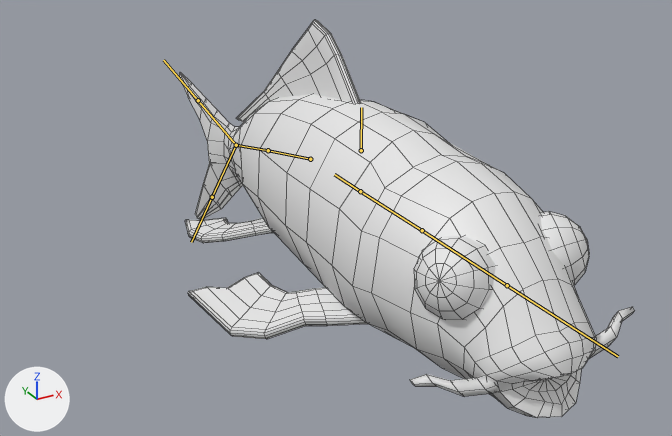
An edit to the FBX model Assets/_Project/Art/Bente/Models/Coy fish.fbx, drawn before and after from the same camera.
The view is the same before and after, from a camera (50 mm lens) standing at (-2.02, -3.44, 1.61) and looking at (-0.04, 0.17, -0.19). Lighting does not change. The marker at lower left points along +X, +Y and +Z. Both versions are drawn at frame 1 of the action 'Armature|Koi Fish Swim up'; the numbers are the values there. The bones that bend it are drawn over the model as lines. Mesh edges are drawn as thin lines.

In view in the first picture: 'Body_low', 'Mirrored things'.
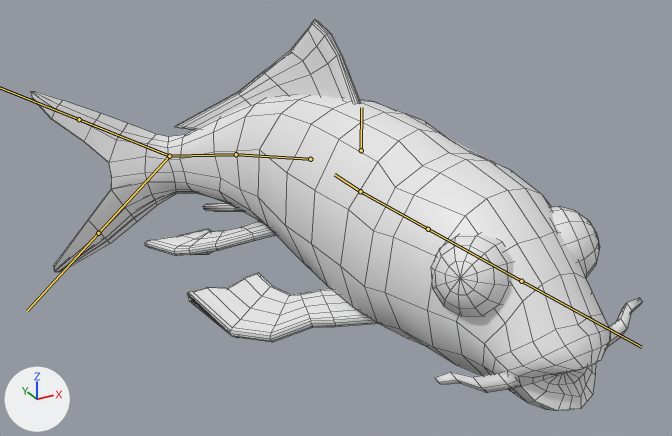
Diff of the bpy script that builds the scene:
```diff
--- a/Assets/_Project/Art/Bente/Models/Coy fish.fbx.py
+++ b/Assets/_Project/Art/Bente/Models/Coy fish.fbx.py
@@ bone_bone_001 @@
 bone_bone_001 = bpy.data.objects['Armature'].pose.bones['Bone.001']  # child of 'Bone'
-bone_bone_001.rotation_quaternion = (0.994, -0.106, 0.004, 0.012)  # degrees (-12, 1, 1)
+bone_bone_001.rotation_quaternion = (0.97, -0.086, 0.02, 0.224)  # degrees (-9, 4, 26)
@@ bone_bone_002 @@
 bone_bone_002 = bpy.data.objects['Armature'].pose.bones['Bone.002']  # child of 'Bone.001'
-bone_bone_002.rotation_quaternion = (1.0, 0.0, 0.0, 0.02)  # degrees (0, 0, 2)
+bone_bone_002.rotation_quaternion = (0.988, 0.0, 0.0, 0.152)  # degrees (0, 0, 17)
@@ bone_bone_003 @@
 bone_bone_003 = bpy.data.objects['Armature'].pose.bones['Bone.003']  # child of 'Bone.002'
-bone_bone_003.rotation_quaternion = (1.0, 0.0, 0.006, 0.01)  # degrees (0, 1, 1)
+bone_bone_003.rotation_quaternion = (0.974, 0.0, 0.109, 0.197)  # degrees (3, 12, 23)
@@ bone_bone_004 @@
 bone_bone_004 = bpy.data.objects['Armature'].pose.bones['Bone.004']  # child of 'Bone.002'
-bone_bone_004.rotation_quaternion = (0.988, 0.008, -0.151, 0.004)  # degrees (1, -17, 0)
+bone_bone_004.rotation_quaternion = (0.908, 0.042, -0.342, 0.238)  # degrees (-6, -40, 32)
@@ bone_bone_005 @@
 bone_bone_005 = bpy.data.objects['Armature'].pose.bones['Bone.005']  # child of 'Bone'
-bone_bone_005.rotation_quaternion = (1.0, 0.0, 0.0, -0.005)  # degrees (0, 0, -1)
+bone_bone_005.rotation_quaternion = (0.999, 0.0, 0.0, -0.038)  # degrees (0, 0, -4)
```

Boxes (x1, y1, x2, y2) around the edits, measured in the pictures (672 x 436 px):
'Body_low', posed (39% wider)
    before: (179, 20, 596, 418)
    after: (31, 20, 610, 410)
'Mirrored things', no longer drawn
    before: (185, 211, 635, 397)
'Mirrored things_low', now drawn
    after: (145, 203, 642, 392)
'eyes_low', now drawn
    after: (431, 207, 600, 316)
bone 'Bone.001', root to tip
    before: (310, 159) to (268, 150)
    after: (310, 159) to (236, 154)
bone 'Bone.002', root to tip
    before: (268, 150) to (236, 145)
    after: (236, 154) to (169, 156)
bone 'Bone.003', root to tip
    before: (236, 145) to (198, 100)
    after: (169, 156) to (79, 119)
bone 'Bone.004', root to tip
    before: (236, 145) to (212, 197)
    after: (169, 156) to (98, 233)
bone 'Bone.005', root to tip
    before: (360, 191) to (422, 230)
    after: (360, 191) to (428, 229)
